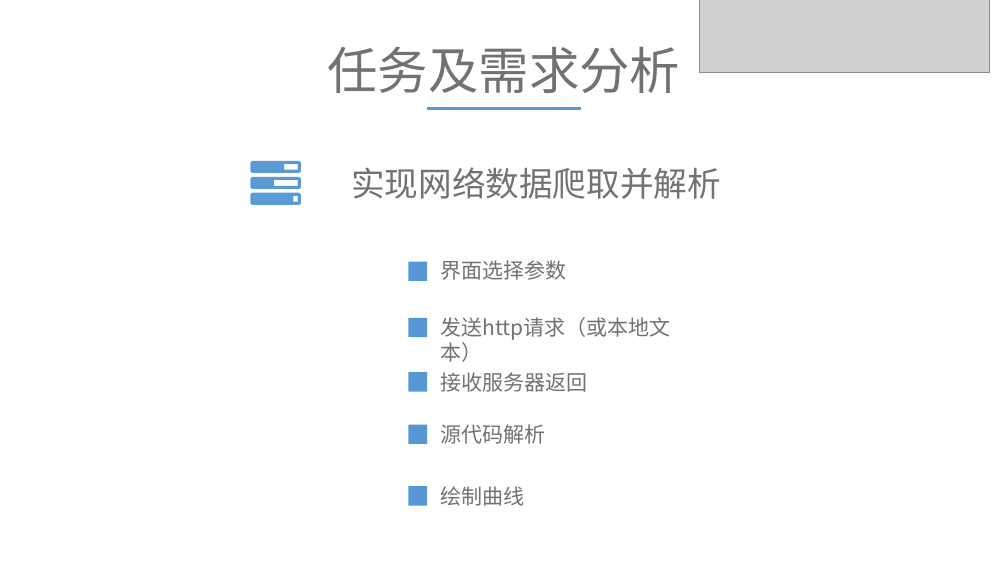
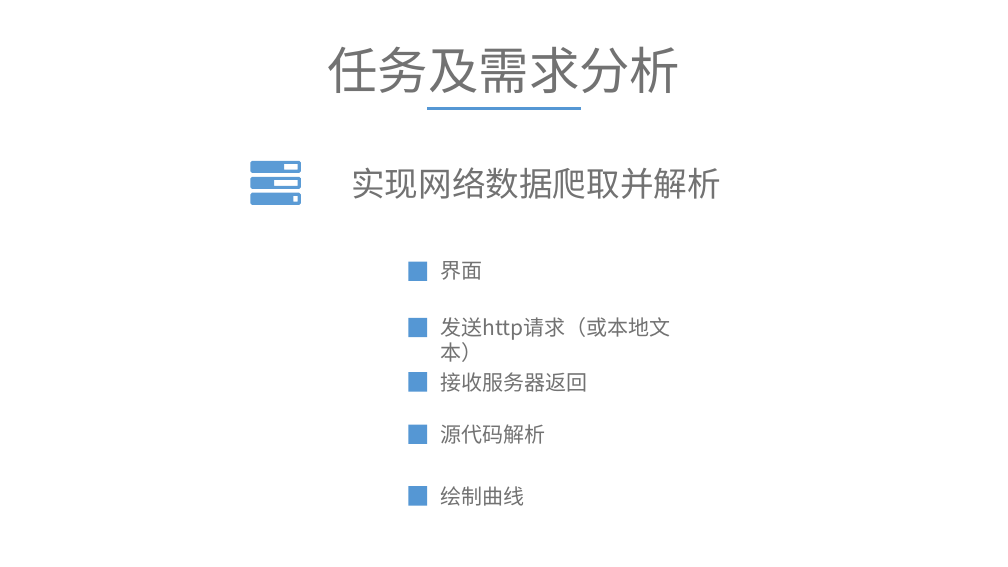
Before and after one commit to AbnerBian/Qt-, a slide deck: slide 2 of ppt/通信1501卞明.pptx. Drawn at 1008x567 pixels with LibreOffice and Linux fonts; fonts in the diff are those of the drawing; grey boxes stand for pictures; background and template pictures are left out. Boxes give left, top, right and bottom in pixels: in the first picture for what was removed or moved away, otherwise in the second. Text is boxed around its words. In the diff, an @@ line names an element or a change of style, - is before the commit and + after.

```diff
--- a/ppt/通信1501卞明.pptx
+++ b/ppt/通信1501卞明.pptx
@@ picture removed at [699,0,990,73] @@
@@ text at [440,261,482,280]: text changed @@
-界面选择参数
+界面
```
Also in this commit, not shown: 2 other slides changed, 6 slides added, 16 slides removed, 2 other files.
